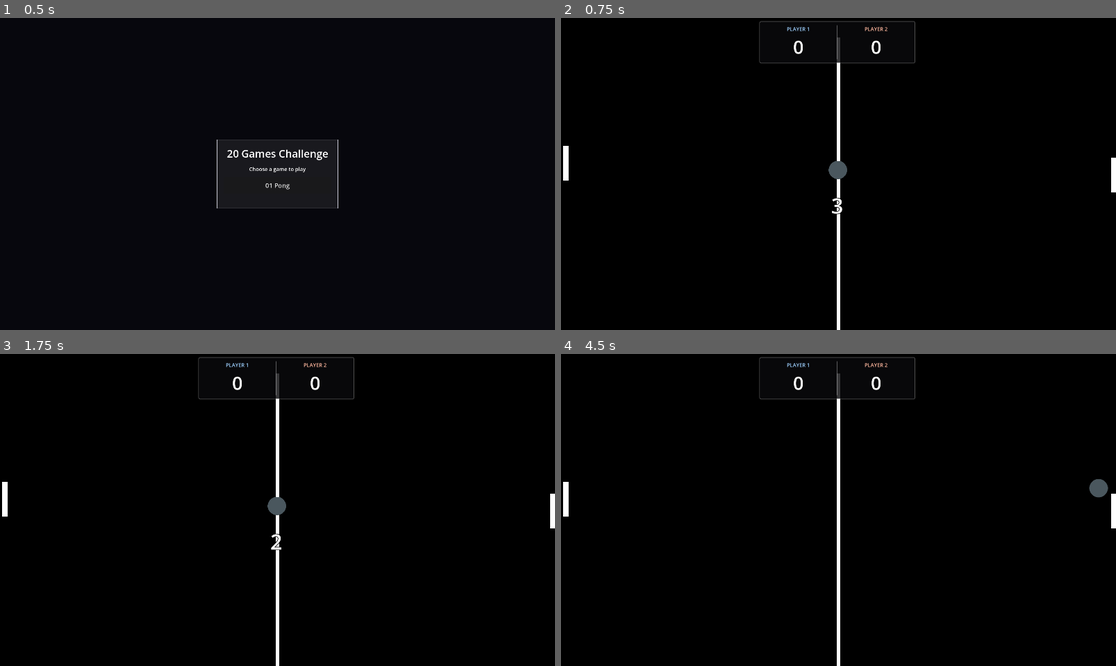
Above: before the commit, frames 1-4 (two rows, left to right).
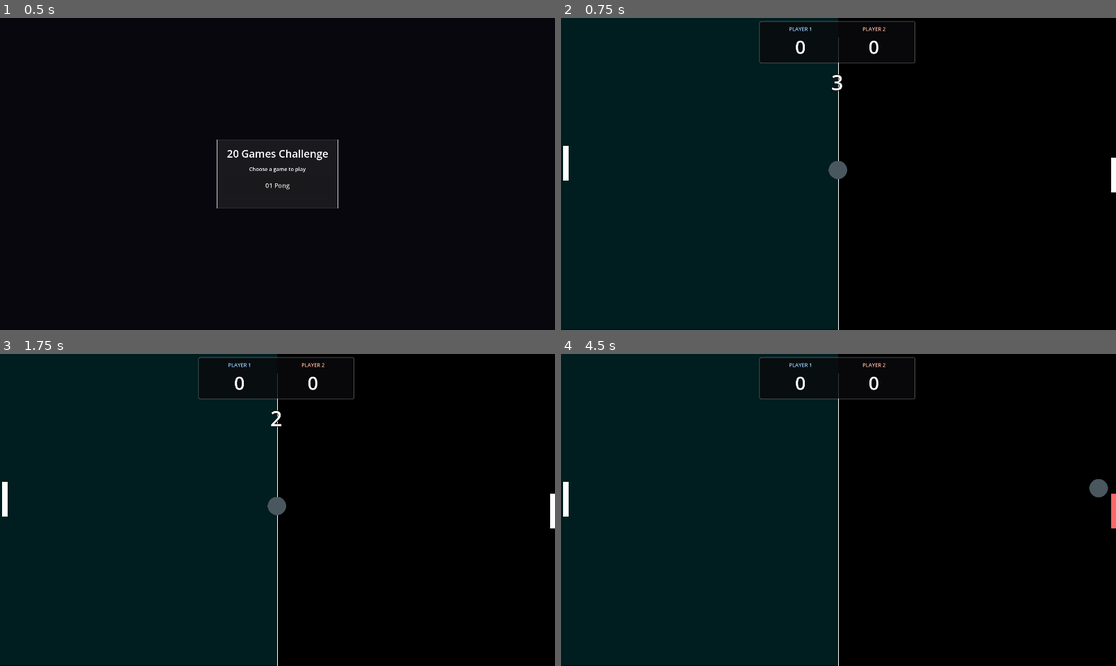
Above: after the commit, the same moments.

Repository: bluetch/20_games_challenge
Game: Godot game, scene res://menu/scenes/main_menu.tscn
Same seed, same stepped clock (60 frames per second), same inputs: the game is played once before the commit and once after it.
Inputs (mouse positions are in pixels of both pictures, inside the frame that each line leads up to):
- Up to frame 1 (0.5 s): no input
- Up to frame 2 (0.75 s): click "01 Pong" at 0.5 s
- Up to frame 3 (1.75 s): tap Enter at 1.25 s; move the mouse to (399, 494) at 1.27 s; click (399, 494) at 1.42 s
- Up to frame 4 (4.5 s): tap Space at 2, 3.5 s; move the mouse to (727, 525) at 2.02 s; click (727, 525) at 2.17 s; tap Enter at 2.75 s; move the mouse to (894, 441) at 2.77 s; click (894, 441) at 2.92 s; move the mouse to (810, 572) at 3.52 s; click (810, 572) at 3.67 s; move the mouse to (1005, 556) at 4.27 s; click (1005, 556) at 4.42 s

Frame 1 is identical in both runs. In frame 2, 48% of the frame differs, in the area x 0-59%, y 0-100%; in frame 3, 48%; in frame 4, 48%, in the area x 0-100%, y 0-100%.

Commit message:
feat: paddle color

Diff:
--- a/01_pong/scenes/game.tscn
+++ b/01_pong/scenes/game.tscn
@@ -10,12 +10,6 @@
 
 [sub_resource type="RectangleShape2D" id="RectangleShape2D_soeby"]
 size = Vector2(1923, 24.5)
-
-[sub_resource type="StyleBoxFlat" id="StyleBoxFlat_vgge5"]
-content_margin_left = 24.0
-content_margin_top = 24.0
-content_margin_right = 24.0
-content_margin_bottom = 24.0
 
 [sub_resource type="StyleBoxFlat" id="StyleBoxFlat_scoreboard"]
 bg_color = Color(0.04, 0.04, 0.05, 0.82)
@@ -29,6 +23,12 @@
 corner_radius_bottom_right = 6
 corner_radius_bottom_left = 6
 
+[sub_resource type="StyleBoxFlat" id="StyleBoxFlat_vgge5"]
+content_margin_left = 24.0
+content_margin_top = 24.0
+content_margin_right = 24.0
+content_margin_bottom = 24.0
+
 [node name="GamePong" type="Node2D" unique_id=1870573867]
 script = ExtResource("1_vgge5")
 
@@ -37,6 +37,11 @@
 offset_bottom = 1082.0
 color = Color(0, 0, 0, 1)
 
+[node name="LeftArea" type="ColorRect" parent="." unique_id=197257152]
+offset_right = 959.0
+offset_bottom = 1079.0
+color = Color(0, 0.11296228, 0.1214652, 1)
+
 [node name="TopWall" type="StaticBody2D" parent="." unique_id=1296799626]
 
 [node name="CollisionShape2D" type="CollisionShape2D" parent="TopWall" unique_id=1442922653]
@@ -51,6 +56,7 @@
 
 [node name="CenterLine" type="Line2D" parent="." unique_id=1844008485]
 points = PackedVector2Array(960, 67, 960, 1080)
+width = 1.0
 
 [node name="LeftPaddle" parent="." unique_id=862924497 groups=["paddles"] instance=ExtResource("1_c28j8")]
 unique_name_in_owner = true
@@ -102,36 +108,32 @@
 layout_mode = 2
 theme_override_constants/separation = 16
 
-[node name="TopBar" type="HBoxContainer" parent="UI/HUDRoot/SafeMargin/HUDVBox" unique_id=223033012]
-layout_mode = 2
-
-[node name="LeftScoreSpacer" type="Control" parent="UI/HUDRoot/SafeMargin/HUDVBox/TopBar"]
-layout_mode = 2
-size_flags_horizontal = 3
-
-[node name="ScoreboardPanel" type="PanelContainer" parent="UI/HUDRoot/SafeMargin/HUDVBox/TopBar"]
+[node name="TopBar" type="CenterContainer" parent="UI/HUDRoot/SafeMargin/HUDVBox" unique_id=1106529218]
+layout_mode = 2
+
+[node name="ScoreboardPanel" type="PanelContainer" parent="UI/HUDRoot/SafeMargin/HUDVBox/TopBar" unique_id=809154702]
 custom_minimum_size = Vector2(540, 118)
 layout_mode = 2
 theme_override_styles/panel = SubResource("StyleBoxFlat_scoreboard")
 
-[node name="ScoreboardMargin" type="MarginContainer" parent="UI/HUDRoot/SafeMargin/HUDVBox/TopBar/ScoreboardPanel"]
+[node name="ScoreboardMargin" type="MarginContainer" parent="UI/HUDRoot/SafeMargin/HUDVBox/TopBar/ScoreboardPanel" unique_id=12236965]
 layout_mode = 2
 theme_override_constants/margin_left = 28
 theme_override_constants/margin_top = 12
 theme_override_constants/margin_right = 28
 theme_override_constants/margin_bottom = 12
 
-[node name="ScoreboardRow" type="HBoxContainer" parent="UI/HUDRoot/SafeMargin/HUDVBox/TopBar/ScoreboardPanel/ScoreboardMargin"]
+[node name="ScoreboardRow" type="HBoxContainer" parent="UI/HUDRoot/SafeMargin/HUDVBox/TopBar/ScoreboardPanel/ScoreboardMargin" unique_id=4162125]
 layout_mode = 2
 theme_override_constants/separation = 28
 alignment = 1
 
-[node name="Player1Group" type="VBoxContainer" parent="UI/HUDRoot/SafeMargin/HUDVBox/TopBar/ScoreboardPanel/ScoreboardMargin/ScoreboardRow"]
+[node name="Player1Group" type="VBoxContainer" parent="UI/HUDRoot/SafeMargin/HUDVBox/TopBar/ScoreboardPanel/ScoreboardMargin/ScoreboardRow" unique_id=1059846770]
 custom_minimum_size = Vector2(160, 0)
 layout_mode = 2
 size_flags_horizontal = 3
 
-[node name="Player1NameLabel" type="Label" parent="UI/HUDRoot/SafeMargin/HUDVBox/TopBar/ScoreboardPanel/ScoreboardMargin/ScoreboardRow/Player1Group"]
+[node name="Player1NameLabel" type="Label" parent="UI/HUDRoot/SafeMargin/HUDVBox/TopBar/ScoreboardPanel/ScoreboardMargin/ScoreboardRow/Player1Group" unique_id=345517636]
 layout_mode = 2
 theme_override_colors/font_color = Color(0.62, 0.82, 1, 1)
 theme_override_font_sizes/font_size = 18
@@ -147,17 +149,12 @@
 text = "0"
 horizontal_alignment = 1
 
-[node name="ScoreDivider" type="ColorRect" parent="UI/HUDRoot/SafeMargin/HUDVBox/TopBar/ScoreboardPanel/ScoreboardMargin/ScoreboardRow"]
-custom_minimum_size = Vector2(2, 80)
-layout_mode = 2
-color = Color(1, 1, 1, 0.35)
-
-[node name="Player2Group" type="VBoxContainer" parent="UI/HUDRoot/SafeMargin/HUDVBox/TopBar/ScoreboardPanel/ScoreboardMargin/ScoreboardRow"]
+[node name="Player2Group" type="VBoxContainer" parent="UI/HUDRoot/SafeMargin/HUDVBox/TopBar/ScoreboardPanel/ScoreboardMargin/ScoreboardRow" unique_id=340927272]
 custom_minimum_size = Vector2(160, 0)
 layout_mode = 2
 size_flags_horizontal = 3
 
-[node name="Player2NameLabel" type="Label" parent="UI/HUDRoot/SafeMargin/HUDVBox/TopBar/ScoreboardPanel/ScoreboardMargin/ScoreboardRow/Player2Group"]
+[node name="Player2NameLabel" type="Label" parent="UI/HUDRoot/SafeMargin/HUDVBox/TopBar/ScoreboardPanel/ScoreboardMargin/ScoreboardRow/Player2Group" unique_id=1361042736]
 layout_mode = 2
 theme_override_colors/font_color = Color(1, 0.72, 0.62, 1)
 theme_override_font_sizes/font_size = 18
@@ -173,21 +170,11 @@
 text = "0"
 horizontal_alignment = 1
 
-[node name="RightScoreSpacer" type="Control" parent="UI/HUDRoot/SafeMargin/HUDVBox/TopBar"]
-layout_mode = 2
-size_flags_horizontal = 3
-
 [node name="StatusCenter" type="CenterContainer" parent="UI/HUDRoot/SafeMargin/HUDVBox" unique_id=61705631]
 layout_mode = 2
-size_flags_vertical = 3
 
 [node name="StatusVBox" type="VBoxContainer" parent="UI/HUDRoot/SafeMargin/HUDVBox/StatusCenter" unique_id=1787711751]
 layout_mode = 2
-
-[node name="StatusTopSpacer" type="Control" parent="UI/HUDRoot/SafeMargin/HUDVBox/StatusCenter/StatusVBox" unique_id=1821489787]
-custom_minimum_size = Vector2(0, 80)
-layout_mode = 2
-size_flags_vertical = 3
 
 [node name="WinnerLabel" type="Label" parent="UI/HUDRoot/SafeMargin/HUDVBox/StatusCenter/StatusVBox" unique_id=1959730933]
 layout_mode = 2
@@ -197,7 +184,13 @@
 text = "Ready"
 horizontal_alignment = 1
 
+[node name="StatusTopSpacer" type="Control" parent="UI/HUDRoot/SafeMargin/HUDVBox/StatusCenter/StatusVBox" unique_id=1821489787]
+custom_minimum_size = Vector2(0, 160)
+layout_mode = 2
+size_flags_vertical = 3
+
 [node name="GameOverCenter" type="CenterContainer" parent="UI/HUDRoot" unique_id=2086970734]
+visible = false
 layout_mode = 1
 anchors_preset = 15
 anchor_right = 1.0
--- a/01_pong/scripts/ball.gd
+++ b/01_pong/scripts/ball.gd
@@ -39,6 +39,8 @@
 
 		# 如果撞到的是球拍，就依照擊中位置改變反彈角度
 		if collider.is_in_group("paddles"):
+			# 通知被打到的球拍短暫變色
+			collider.flash_hit()
 			# 球拍中心點 = 根節點 y + 半個球拍高度
 			var paddle_half_height: float = collider.paddle_height / 2.0
 			var paddle_center_y: float = collider.global_position.y + paddle_half_height
@@ -65,18 +67,12 @@
 	if global_position.x < 0.0:
 		# 發出得分 signal，通知主場景更新分數
 		scored.emit(2)
-
-		# 重新發球，下一球往右
-		start_reset_and_serve(Vector2.RIGHT)
 		return
 
 	# 如果球跑出右邊畫面，代表 Player 1 得分
 	if global_position.x > screen_size.x:
 		# 發出得分 signal，通知主場景更新分數
 		scored.emit(1)
-
-		# 重新發球，下一球往左
-		start_reset_and_serve(Vector2.LEFT)
 		return
 
 func start_reset_and_serve(new_direction: Vector2) -> void:
--- a/01_pong/scripts/game.gd
+++ b/01_pong/scripts/game.gd
@@ -68,6 +68,15 @@
 	# 加分後立刻檢查有沒有人獲勝
 	check_winner()
 
+	# 只有在還沒 Game Over 時，才安排下一球重新發球
+	if is_game_over:
+		return
+
+	if player_id == 1:
+		ball.start_reset_and_serve(Vector2.LEFT)
+	elif player_id == 2:
+		ball.start_reset_and_serve(Vector2.RIGHT)
+
 func update_score_labels() -> void:
 	# 把最新分數交給 HUD 顯示
 	hud_root.update_scores(player_1_score, player_2_score)
@@ -82,10 +91,12 @@
 		_end_game("Player 2 Wins")
 
 func _end_game(winner_text: String) -> void:
-	# 統一處理遊戲結束時的 HUD 與球的狀態
+	# 統一處理遊戲結束時的 HUD 與遊戲物件狀態
 	is_game_over = true
 	hud_root.show_winner(winner_text)
 	ball.stop()
+	left_paddle.stop()
+	right_paddle.stop()
 
 func _on_play_again_button_pressed() -> void:
 	get_tree().reload_current_scene()
--- a/01_pong/scripts/paddle.gd
+++ b/01_pong/scripts/paddle.gd
@@ -4,15 +4,29 @@
 @export var move_up_action: StringName
 @export var move_down_action: StringName
 @export var paddle_height: float = 120.0
+# 平常顏色
+@export var normal_color: Color = Color(1, 1, 1, 1)
+# 被球打到時的顏色
+@export var hit_color: Color = Color(1, 0.4, 0.4, 1)
+@export var hit_flash_duration: float = 0.12
+@onready var visual: ColorRect = $Visual
+
 
 var top_limit: float = 0.0
 var bottom_limit: float = 0.0
 var start_x: float = 0.0
+var is_active: bool = true
 
 func _ready() -> void:
 	start_x = global_position.x
+	visual.color = normal_color
 
 func _physics_process(delta: float) -> void:
+	if not is_active:
+		# 遊戲結束時停止處理輸入與移動
+		velocity = Vector2.ZERO
+		return
+
 	var direction: float = Input.get_axis(move_up_action, move_down_action)
 	velocity = Vector2(0.0, direction * move_speed)
 	move_and_slide()
@@ -26,3 +40,16 @@
 
 	global_position.y = clamp(global_position.y, top_limit, max_y)
 	global_position.x = start_x
+
+func flash_hit() -> void:
+	# 先立刻切成受擊顏色
+	visual.color = hit_color
+
+	# 等待短短一段時間後，再切回原本顏色
+	await get_tree().create_timer(hit_flash_duration).timeout
+	visual.color = normal_color
+
+func stop() -> void:
+	# 讓球拍在 Game Over 後不再接受輸入
+	is_active = false
+	velocity = Vector2.ZERO
